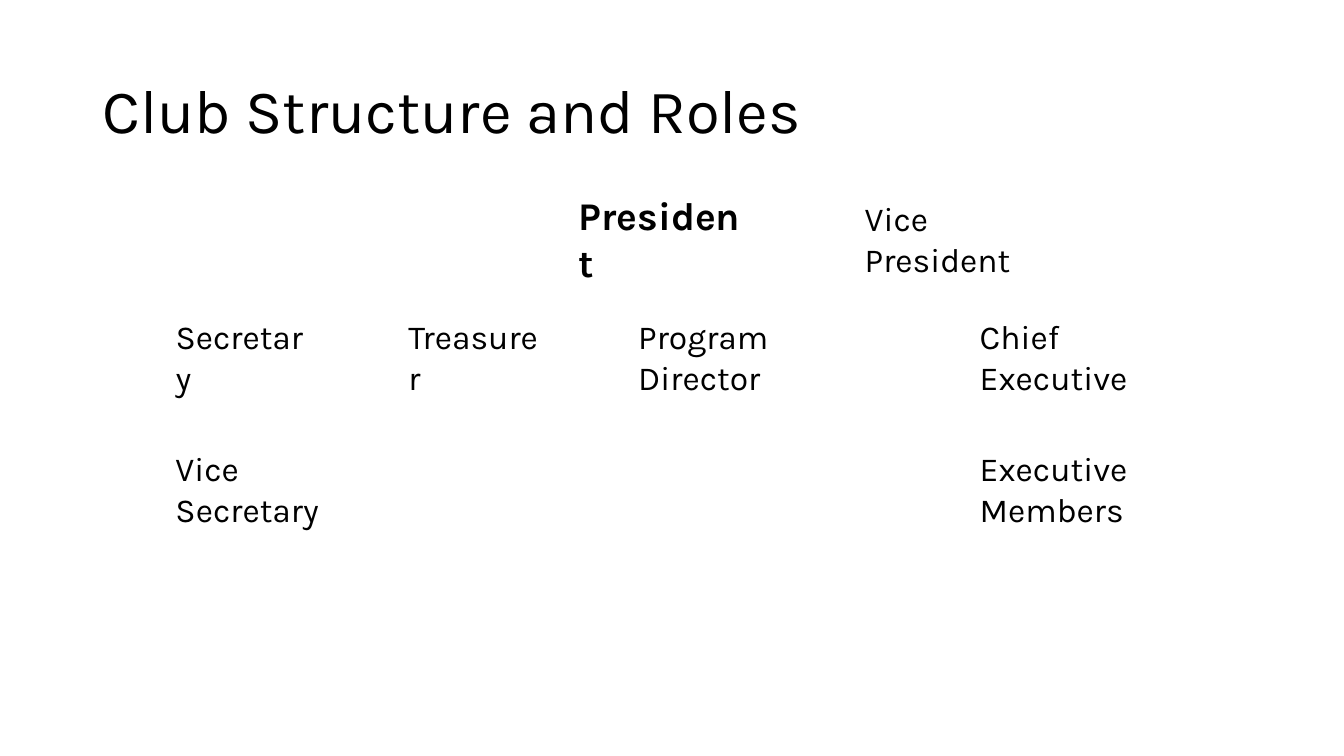
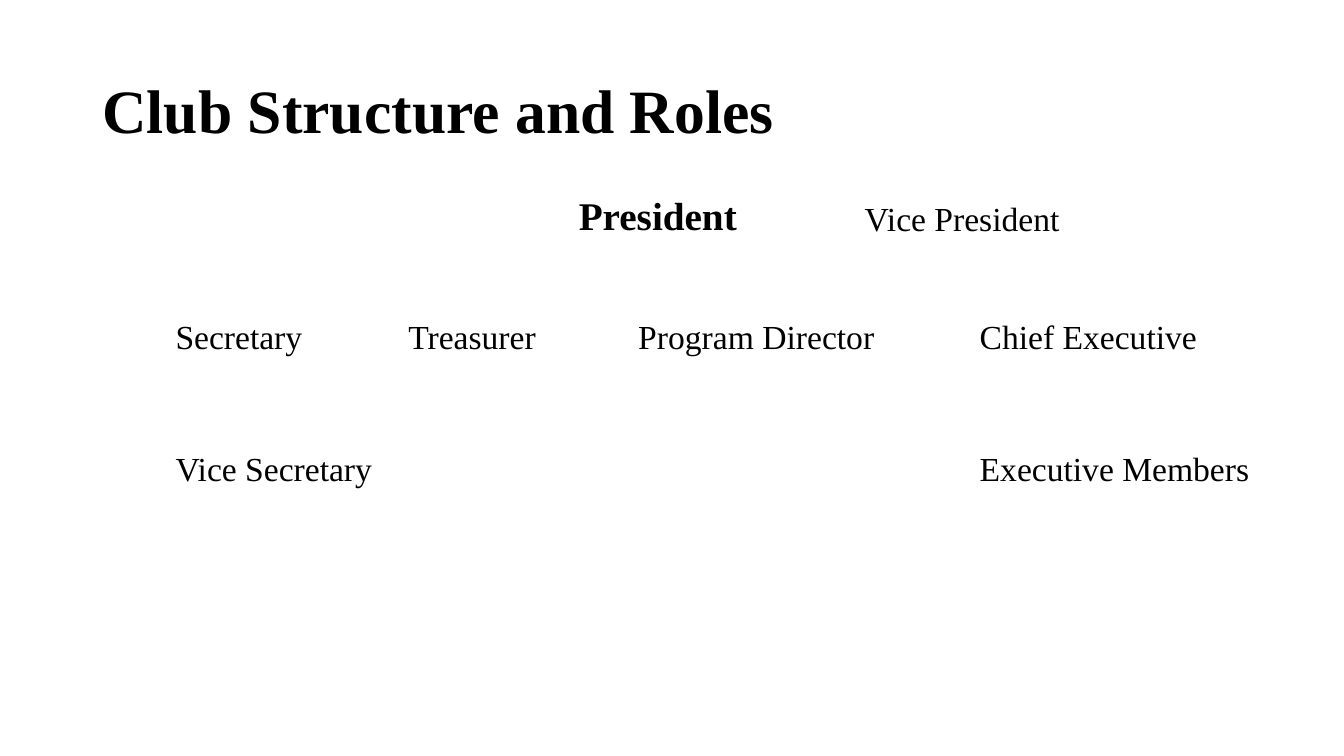
Before and after one commit to Null-undefined-source/UARC, a slide deck: slide 4 of United Academy Robotics Club.pptx. Drawn at 1344x756 pixels with LibreOffice and Linux fonts; fonts in the diff are those of the drawing. Boxes give left, top, right and bottom in pixels: in the first picture for what was removed or moved away, otherwise in the second. Text is boxed around its words. In the diff, an @@ line names an element or a change of style, - is before the commit and + after.

```diff
--- a/United Academy Robotics Club.pptx
+++ b/United Academy Robotics Club.pptx
@@ title "Club Structure and Roles" at <box>102,90,774,134</box>: font Karla to Times New Roman, bold on @@
@@ font Karla to Times New Roman in 8 elements at <box>638,326,874,356</box>, <box>980,325,1197,350</box>, <box>980,457,1249,482</box>, <box>408,327,535,350</box>, <box>176,458,372,488</box>, <box>865,207,1059,232</box>, <box>579,202,737,231</box>, <box>176,326,303,356</box> @@
```
Also in this commit, not shown: 5 other slides changed.
